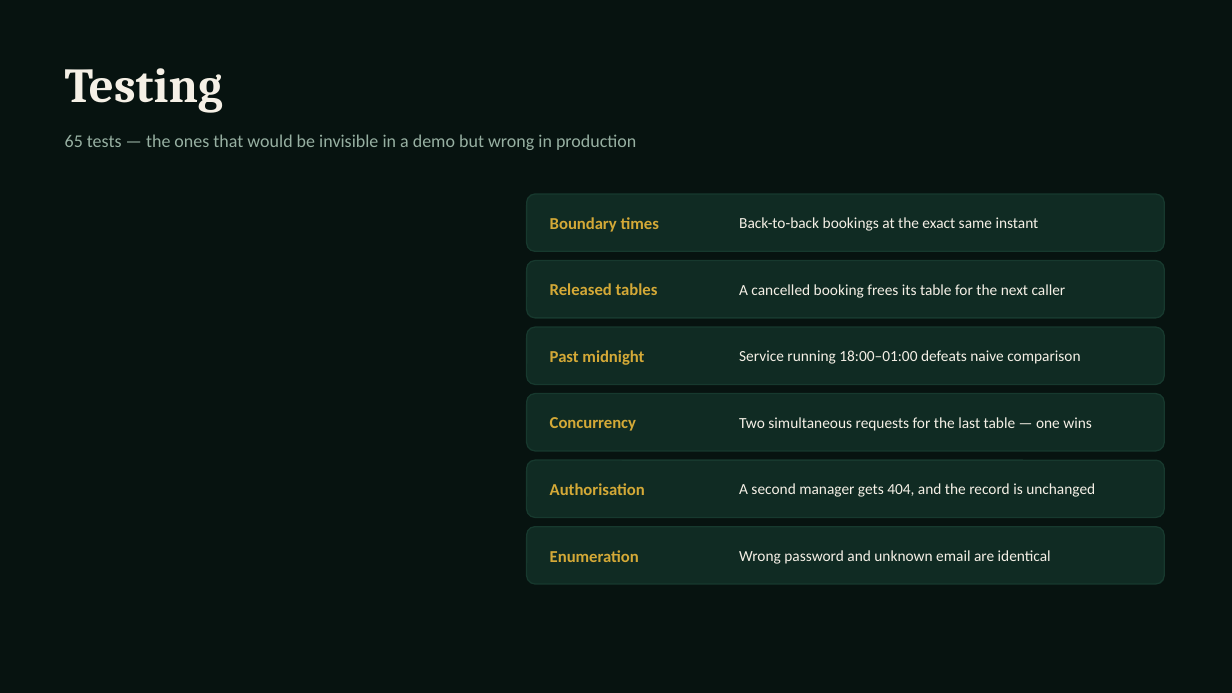
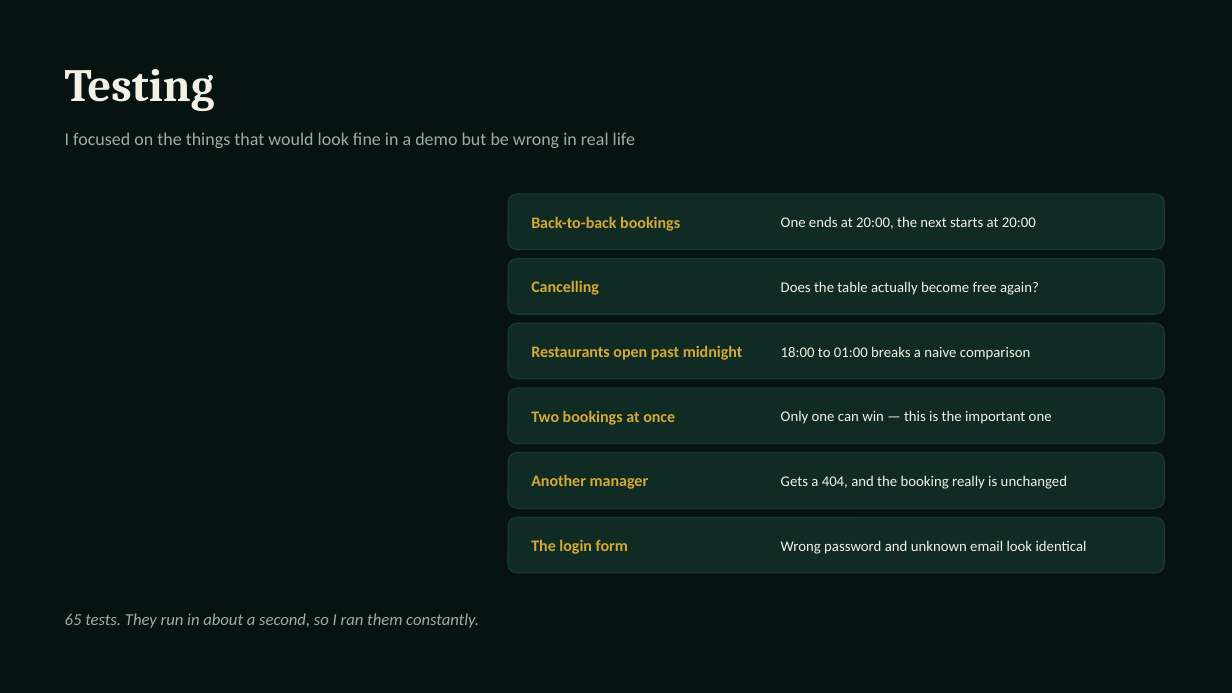
Before and after one commit to asanlimbu/mesa, a slide deck: slide 9 of docs/presentation.pptx. Drawn at 1232x693 pixels with LibreOffice and Linux fonts; fonts in the diff are those of the drawing. Boxes give left, top, right and bottom in pixels: in the first picture for what was removed or moved away, otherwise in the second. Text is boxed around its words. In the diff, an @@ line names an element or a change of style, - is before the commit and + after.

```diff
--- a/docs/presentation.pptx
+++ b/docs/presentation.pptx
@@ text "Testing" at [65, 69, 215, 111]: size 38 to 36 pt @@
@@ text at [65, 132, 635, 148]: text changed @@
-65 tests — the ones that would be invisible in a demo but wrong in production
+I focused on the things that would look fine in a demo but be wrong in real life
@@ rounded rectangle: place and size @@
-rounded rectangle at [527, 194, 1165, 251]
+rounded rectangle at [508, 194, 1165, 250]
@@ text at [531, 216, 680, 231]: text changed; size 13 to 12.5 pt @@
-Boundary times
+Back-to-back bookings
@@ text at [781, 216, 1036, 229]: text changed; size 12 to 11.5 pt @@
-Back-to-back bookings at the exact same instant
+One ends at 20:00, the next starts at 20:00
@@ rounded rectangle: place and size @@
-rounded rectangle at [527, 261, 1165, 318]
+rounded rectangle at [508, 259, 1165, 314]
@@ text at [531, 280, 599, 295]: text changed; size 13 to 12.5 pt @@
-Released tables
+Cancelling
@@ text at [781, 281, 1039, 295]: text changed; size 12 to 11.5 pt @@
-A cancelled booking frees its table for the next caller
+Does the table actually become free again?
@@ rounded rectangle: place and size @@
-rounded rectangle at [527, 327, 1165, 384]
+rounded rectangle at [508, 323, 1165, 379]
@@ text at [531, 345, 743, 360]: text changed; size 13 to 12.5 pt @@
-Past midnight
+Restaurants open past midnight
@@ text at [781, 346, 1030, 360]: text changed; size 12 to 11.5 pt @@
-Service running 18:00–01:00 defeats naive comparison
+18:00 to 01:00 breaks a naive comparison
@@ rounded rectangle: place and size @@
-rounded rectangle at [527, 394, 1165, 451]
+rounded rectangle at [508, 388, 1165, 444]
@@ text at [531, 410, 675, 425]: text changed; size 13 to 12.5 pt @@
-Concurrency
+Two bookings at once
@@ text at [781, 410, 1052, 424]: text changed; size 12 to 11.5 pt @@
-Two simultaneous requests for the last table — one wins
+Only one can win — this is the important one
@@ rounded rectangle: place and size @@
-rounded rectangle at [527, 460, 1165, 518]
+rounded rectangle at [508, 453, 1165, 508]
@@ text at [531, 474, 649, 489]: text changed; size 13 to 12.5 pt @@
-Authorisation
+Another manager
@@ text at [781, 475, 1067, 489]: text changed; size 12 to 11.5 pt @@
-A second manager gets 404, and the record is unchanged
+Gets a 404, and the booking really is unchanged
@@ proportions changed in 6 elements at [508, 194, 1165, 250], [508, 259, 1165, 314], [508, 323, 1165, 379], [508, 388, 1165, 444], [508, 453, 1165, 508], [508, 518, 1165, 573] @@
@@ rounded rectangle: place and size @@
-rounded rectangle at [527, 527, 1165, 584]
+rounded rectangle at [508, 518, 1165, 573]
@@ text at [531, 539, 628, 554]: text changed; size 13 to 12.5 pt @@
-Enumeration
+The login form
@@ text at [781, 540, 1087, 554]: text changed; size 12 to 11.5 pt @@
-Wrong password and unknown email are identical
+Wrong password and unknown email look identical
@@ text added at [65, 613, 479, 628], 13 pt, text #97B0A2, italic @@
+65 tests. They run in about a second, so I ran them constantly.
```
Also in this commit, not shown: 2 other slides changed, 8 slides added, 8 slides removed.
